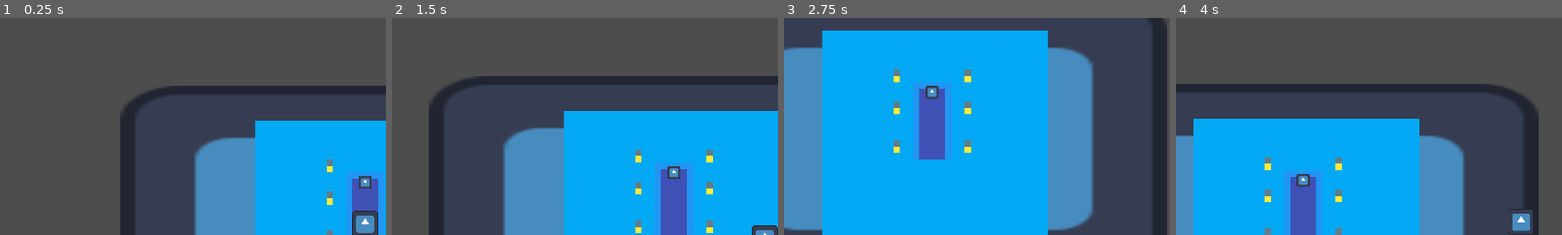
Above: before the commit, frames 1-4 (left to right).
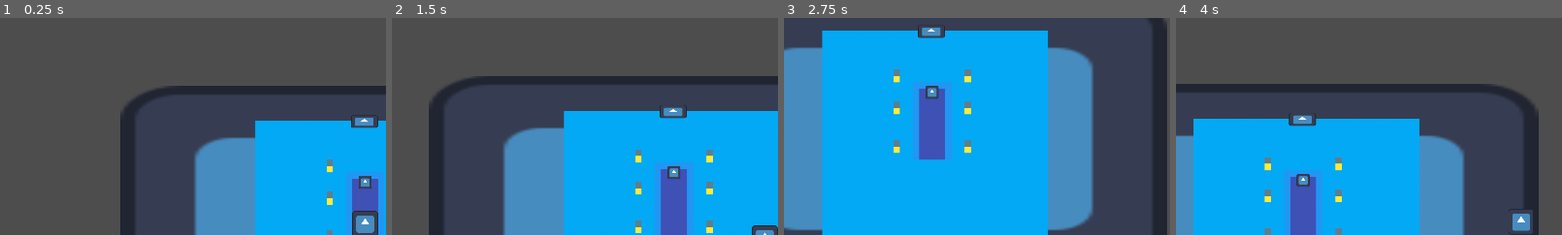
Above: after the commit, the same moments.

Repository: Section009/Pixel-Game-Jam-2024
Game: Godot game, scene res://Scenes/Levels/Main.tscn
The game is run twice, just before and just after one commit, with the same random seed, the same clock (stepped at 60 frames per second) and the same inputs. The engine's default icon, where the game draws it, is replaced by a stand-in: a white triangle on a blue panel in a dark square.
Inputs:
- Up to frame 1 (0.25 s): no input
- Up to frame 2 (1.5 s): tap Enter at 0.5 s; hold D (Right) 0.53-1.28 s; tap E (Interact) at 0.6, 1.35 s; hold S (Down) from 1.28 s (still down)
- Up to frame 3 (2.75 s): release S (Down) at 2.03 s; hold D (Right) from 2.03 s (still down); hold Shift (Sprint) from 2.03 s (still down); tap E (Interact) at 2.3 s
- Up to frame 4 (4 s): release D (Right) at 2.78 s; release Shift (Sprint) at 2.78 s; hold W (Up) 2.78-3.53 s; tap E (Interact) at 2.85, 3.6 s; hold A (Left) from 3.53 s (still down)
The pictures show only the part of the screen within x 3-53%, y 3-53%; the shares and areas given below are measured in that part.

The runs differ from the first frame. In frame 1, 0.3% of the frame differs, in the area x 90-98%, y 45-51%; in frame 2, 0.3%, in the area x 69-77%, y 40-47%; in frame 3, 0.3%; in frame 4, 0.3%.

Commit message:
Reorganization

Diff:
--- a/Prefabs/PlayerPrefab.tscn
+++ b/Prefabs/PlayerPrefab.tscn
@@ -1,14 +1,14 @@
 [gd_scene load_steps=5 format=3 uid="uid://camxc1xqb65xh"]
 
-[ext_resource type="Script" path="res://Scripts/PlayerManager.gd" id="1_fgj3m"]
+[ext_resource type="Script" path="res://Scripts/Player/PlayerManager.gd" id="1_2cg63"]
 [ext_resource type="Texture2D" uid="uid://8w25fcb2dhtx" path="res://icon.svg" id="2_rgryd"]
-[ext_resource type="Script" path="res://Scripts/OxygenManager.gd" id="3_6o2yq"]
+[ext_resource type="Script" path="res://Scripts/Player/OxygenManager.gd" id="3_6o2yq"]
 
 [sub_resource type="RectangleShape2D" id="RectangleShape2D_8yknl"]
 size = Vector2(64, 64)
 
 [node name="CharacterBody2D" type="CharacterBody2D"]
-script = ExtResource("1_fgj3m")
+script = ExtResource("1_2cg63")
 
 [node name="Sprite2D" type="Sprite2D" parent="."]
 scale = Vector2(0.5, 0.5)
--- a/Scenes/GamblingGames/SlotMachine.tscn
+++ b/Scenes/GamblingGames/SlotMachine.tscn
@@ -1,7 +1,7 @@
 [gd_scene load_steps=3 format=3 uid="uid://c1x881p6cvjc2"]
 
-[ext_resource type="Script" path="res://Scripts/GamblingExit.gd" id="1_0oyad"]
-[ext_resource type="Script" path="res://Scripts/OxygenManager.gd" id="1_uwx63"]
+[ext_resource type="Script" path="res://Scripts/Gambling/GamblingExit.gd" id="1_0oyad"]
+[ext_resource type="Script" path="res://Scripts/Player/OxygenManager.gd" id="1_uwx63"]
 
 [node name="SlotMachine" type="Node2D"]
 
--- /dev/null
+++ b/Scenes/Levels/Level_2.tscn
@@ -0,0 +1,3 @@
+[gd_scene format=3 uid="uid://bdjgmo308mwvk"]
+
+[node name="Level2" type="Node2D"]
--- a/Scenes/Levels/Main.tscn
+++ b/Scenes/Levels/Main.tscn
@@ -1,9 +1,10 @@
-[gd_scene load_steps=8 format=3 uid="uid://cjrw75xblnufj"]
+[gd_scene load_steps=9 format=3 uid="uid://cagaevhe57mk2"]
 
 [ext_resource type="Texture2D" uid="uid://8w25fcb2dhtx" path="res://icon.svg" id="1_xy1ic"]
-[ext_resource type="Script" path="res://Scripts/GamblingManager.gd" id="2_o62b2"]
+[ext_resource type="Script" path="res://Scripts/Gambling/InteractionManager.gd" id="2_o62b2"]
 [ext_resource type="Texture2D" uid="uid://di3xnbumo7o74" path="res://Assets/TileSets/basetileset.png" id="2_wgj4e"]
 [ext_resource type="PackedScene" uid="uid://camxc1xqb65xh" path="res://Prefabs/PlayerPrefab.tscn" id="3_0dyfx"]
+[ext_resource type="Script" path="res://Scripts/LevelManager.gd" id="4_2cxqm"]
 
 [sub_resource type="TileSetAtlasSource" id="TileSetAtlasSource_ejlt4"]
 texture = ExtResource("2_wgj4e")
@@ -71,6 +72,26 @@
 shape = SubResource("RectangleShape2D_cqqw5")
 one_way_collision_margin = 0.0
 
+[node name="Elevator" type="StaticBody2D" parent="Machines"]
+position = Vector2(-2, -254)
+scale = Vector2(2.61386, 1.24)
+script = ExtResource("4_2cxqm")
+
+[node name="Highlight" type="Sprite2D" parent="Machines/Elevator"]
+modulate = Color(0.477696, 1, 0.760986, 1)
+self_modulate = Color(4.62055e-06, 0.957158, 0.83932, 0.223529)
+scale = Vector2(0.240002, 0.240002)
+texture = ExtResource("1_xy1ic")
+
+[node name="SlotSprite" type="Sprite2D" parent="Machines/Elevator"]
+scale = Vector2(0.2, 0.2)
+texture = ExtResource("1_xy1ic")
+
+[node name="CollisionShape2D" type="CollisionShape2D" parent="Machines/Elevator"]
+scale = Vector2(0.2, 0.2)
+shape = SubResource("RectangleShape2D_cqqw5")
+one_way_collision_margin = 0.0
+
 [node name="Player" type="Node2D" parent="."]
 
 [node name="CharacterBody2D" parent="Player" instance=ExtResource("3_0dyfx")]
--- a/Scripts/GamblingExit.gd
+++ b/Scripts/Gambling/GamblingExit.gd
@@ -2,15 +2,6 @@
 
 extends Button
 
-
-#class vars
-
-
-
-#startup
-func _ready():
-	pass
-
 func _pressed():
 	get_tree().change_scene_to_file(SceneManager.Levels[SceneManager.currentLevel])
 	pass
--- a/Scripts/GamblingManager.gd
+++ b/Scripts/Gambling/InteractionManager.gd
@@ -1,4 +1,4 @@
-class_name GamblingManager
+class_name MachineManager
 
 extends StaticBody2D
 
--- /dev/null
+++ b/Scripts/LevelManager.gd
@@ -0,0 +1,12 @@
+class_name LevelManager
+
+extends "res://Scripts/Gambling/InteractionManager.gd"
+
+#input
+func get_input():
+	if(canActivate and Input.is_action_just_released("Interact")):
+		print("succesfully interacted")
+		SceneManager.currentLevel += 1
+		get_tree().change_scene_to_file(SceneManager.Levels[SceneManager.currentLevel])
+
+	pass
--- a/Scripts/SceneManager.gd
+++ b/Scripts/SceneManager.gd
@@ -5,9 +5,10 @@
 
 #class vars
 static var Levels : Dictionary = {
-	0 : "res://Scenes/Levels/Main.tscn"
+	1: "res://Scenes/Levels/Main.tscn",
+	2 : "res://Scenes/Levels/Level_2.tscn"
 }
 static var Gambling : Dictionary = {
 	"slots" : "res://Scenes/GamblingGames/SlotMachine.tscn"
 }
-static var currentLevel : int = 0
+static var currentLevel : int = 1
Renamed: Scripts/OxygenManager.gd -> Scripts/Player/OxygenManager.gd
Renamed: Scripts/PlayerManager.gd -> Scripts/Player/PlayerManager.gd
